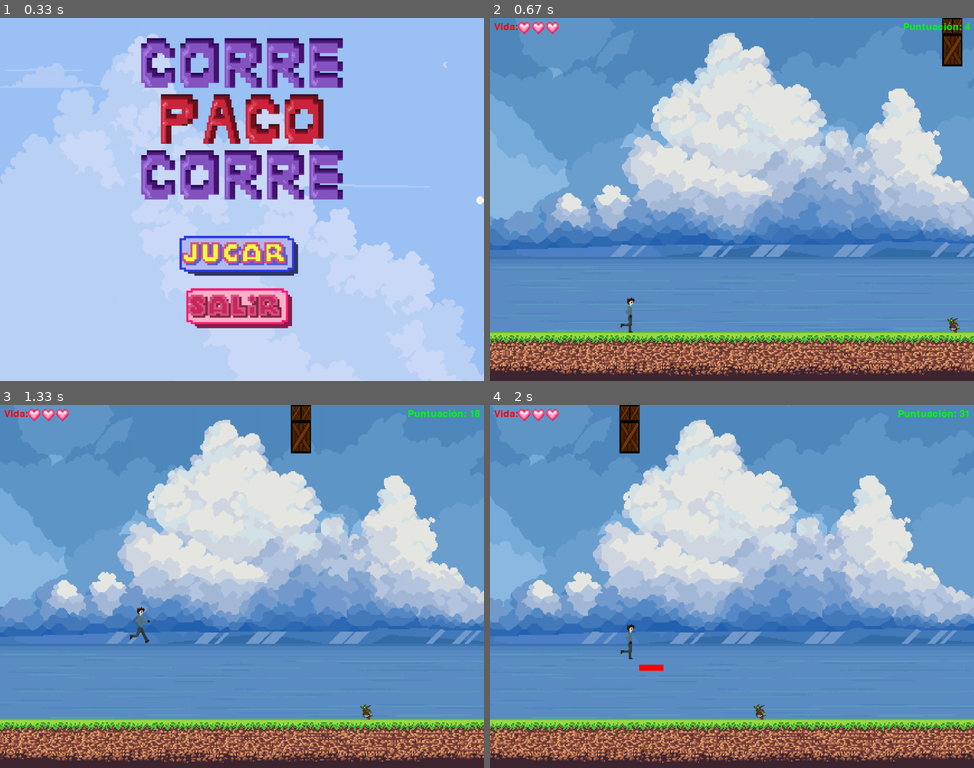
Above: before the commit, frames 1-4 (two rows, left to right).
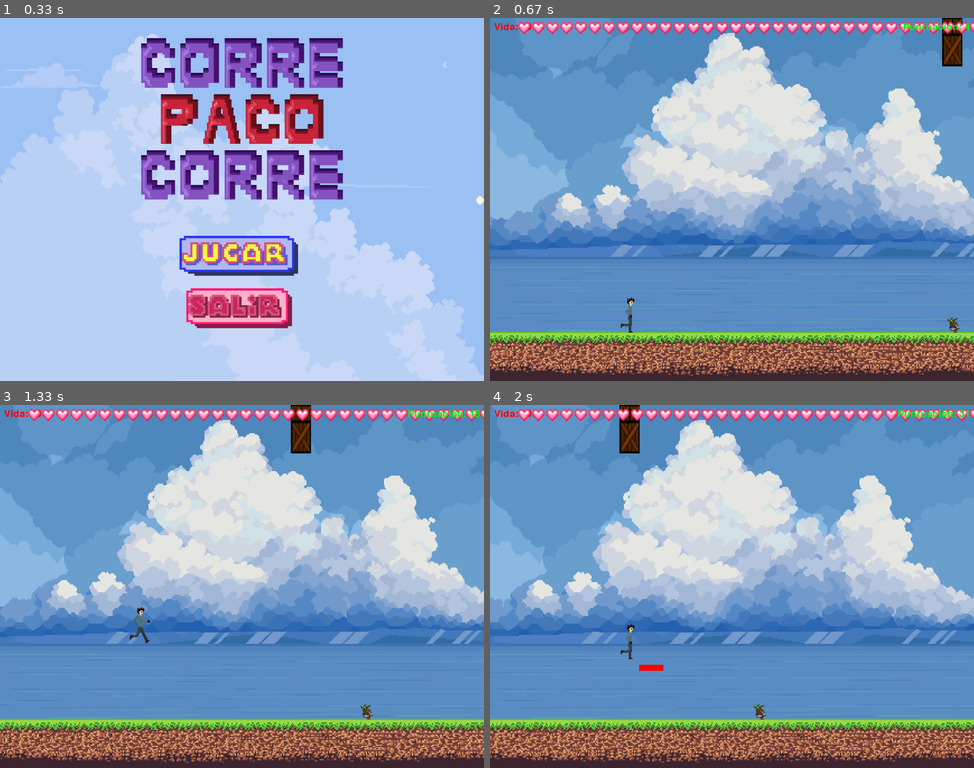
Above: after the commit, the same moments.

Repository: Jol-XD/Corre-Paco-Corre
Game: pygame game, started from proyecto/Juego (test-Joel).py
Two runs of this game, one before a commit and one after it. Both use one fixed random seed, a clock stepped at 60 frames per second and the inputs below.
Inputs (mouse positions are in pixels of both pictures, inside the frame that each line leads up to):
- Up to frame 1 (0.33 s): no input
- Up to frame 2 (0.67 s): click (727, 253) at 0.38 s
- Up to frame 3 (1.33 s): tap Space at 0.67, 1.07 s; hold Up from 1 s (still down)
- Up to frame 4 (2 s): tap Space at 1.37, 1.57, 1.9 s; release Up at 1.47 s; hold Down 1.5-1.8 s; hold Up from 1.83 s (still down)

Frame 1 is identical in both runs. In frame 2, 1.8% of the frame differs, in the area x 6-100%, y 1-5%; in frame 3, 1.8%; in frame 4, 1.8%.

Commit message:
limitador de velocidad en las estructuras

Diff:
--- a/proyecto/Juego (test-Joel).py
+++ b/proyecto/Juego (test-Joel).py
@@ -186,7 +186,7 @@
     jugador.rect.x = 320
     jugador.rect.y = 700
     jugador.velocity = [0, 0]
-    jugador.vida = 3
+    jugador.vida = 100
 
     # Restablece la posición de las estructuras
     estructura1.empty()
@@ -302,7 +302,7 @@
         self.is_atacando = False
         self.gravity = 1.1
         self.jump_strength = -20
-        self.vida = 3
+        self.vida = 100
         self.attack_duration = 200
         self.attack_timer = 250
         self.attack = None
@@ -650,34 +650,14 @@
                 if self.image == self.image1:
                     self.image = self.image2
                 self.rect.y = screen_height - self.rect.height - 100
-            self.velocity += 0.25
+            if not self.velocity >= 40:
+                self.velocity += 0.25
 
         pantalla.blit(self.image, self.rect)
 
 estructure = Estructura1(x=100, width=50, height=50, velocity=5)
 
 estructura1 = pygame.sprite.Group()
-
-#class Estructura2(pygame.sprite.Sprite):
-#    def __init__(self, x, width, height, velocity):
-#        super().__init__()
-#        self.image = pygame.image.load("proyecto/sprites/structuras/cajas-p.png").convert_alpha()  # Cambia "ruta_de_tu_textura.jpg" con la ruta de tu textura
-#        self.image = pygame.transform.scale(self.image, (width, height))
-#        self.rect = self.image.get_rect(topleft=(x, 0))
-#        self.velocity = velocity
-#
-#    def update(self):
-#        global screen_width
-#        screen_width = pantalla.get_width()
-#        self.rect.x -= self.velocity
-#        if self.rect.right < 0:
-#            self.rect.x = screen_width + 200
-#            self.rect.y = screen_height - self.rect.height - 100
-#
-#            self.velocity += 0.25
-#
-#        pantalla.blit(self.image, self.rect)
-
 
 font = pygame.font.Font(None, 36)
 corazon_image = pygame.image.load("proyecto/sprites/cora.png")
